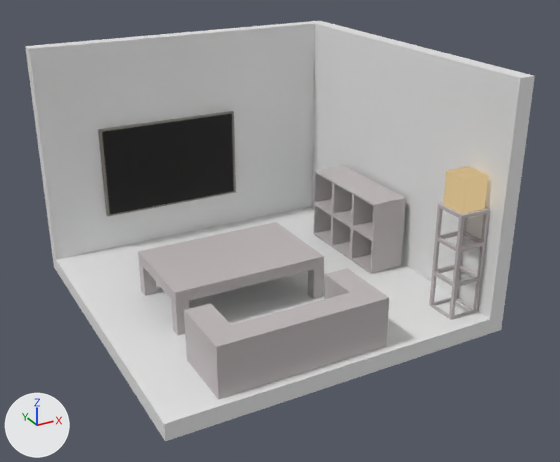
Two versions of the glTF model assets/room.glb, one commit apart.
Both versions are drawn from a camera (50 mm lens) standing at (-5.9, -5.68, 4.74) and looking at (-1.79, 1.79, 1.0). Arrows for +X, +Y and +Z are at lower left; the lights stay in place. Where no turn or scale is listed for an object, it has been applied to the vertices. Vertices at the same position are counted once.

Objects in the first picture: 'Couch', 'Lamp_Rect', 'Room', 'Shelf', 'TV', 'Table'.
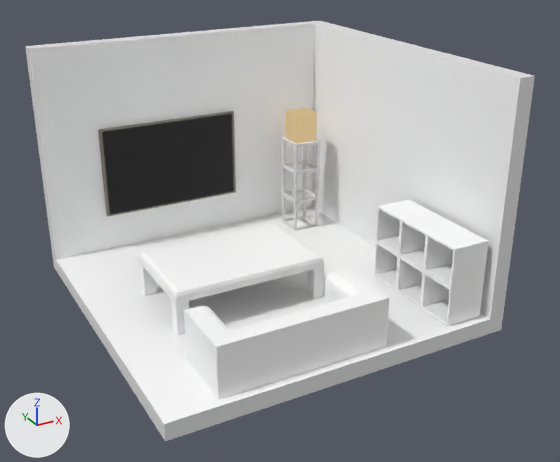
What the commit changed:
Material 'Mat_Furn' (mat_mat_furn) changes colour from light grey #bfb8ba to white #ffffff; in linear values from (0.522, 0.482, 0.489) to (1.0, 1.0, 1.0).
Material 'Z_Gradient.002' (mat_z_gradient_002) is new.
Its base color is (1.0, 1.0, 1.0) (white #ffffff).
Material 'Mat_Floor.001' (mat_mat_floor_001) is new.
Its base color is (1.0, 1.0, 1.0) (white #ffffff).
me_room_mesh has 26 vertices, 52 faces and spans x -2.0..2.2, y -4.0..0.2, z -1.0..2.0.
me_room_mesh is used by ob_room; location (-2.0, 4.0, 1.0).
me_room_mesh part 1: 14 faces spanning x -2.0..2.2, y -4.0..0.2, z -1.0..2.0 switch from mat_mat_floor (white #e7e7e7) to mat_mat_floor_001 (white #ffffff).
me_table_mesh is used by ob_table; location (-2.35, 2.0, 0.51).
me_table_mesh had 48 vertices, 92 faces and spanned x -0.95..0.95, y -0.6..0.6, z -0.31..0.23.
me_table_mesh now has 72 vertices, 140 faces and spans x -0.95..0.95, y -0.6..0.6, z -0.31..0.23.
me_table_mesh part 2: 12 vertices removed from x -0.95..0.95, y -0.6..0.6, z 0.23; 36 vertices added at x -0.95..0.95, y -0.6..0.6, z 0.17..0.23.
me_table_mesh part 3: 52 faces spanning x -0.95..0.95, y -0.6..0.6, z -0.31..0.23 switch from mat_mat_furn (light grey #bfb8ba) to mat_z_gradient_002 (white #ffffff).
Object 'Shelf' (ob_shelf) moves from (-0.31, 2.8, 0.45) to (-0.31, 1.3, 0.45).

Boxes (x1, y1, x2, y2) around the edits, measured in the pictures (560 x 462 px):
'Shelf', recoloured, moved: before (313, 166, 406, 274); after (374, 200, 488, 326)
'Couch', recoloured (grey to white): (184, 268, 389, 400) in both
'Table', recoloured, reshaped (grey to white): before (138, 222, 324, 335); after (138, 224, 324, 335)
'Lamp_Rect', recoloured: (282, 108, 490, 320) in both
part 1 of me_room_mesh, recoloured (grey to white): (29, 24, 520, 424) in both
part 2 of me_table_mesh, built on: before (138, 222, 324, 304); after (138, 224, 324, 304)
part 3 of me_table_mesh, recoloured (grey to white): (139, 228, 324, 335) in both
